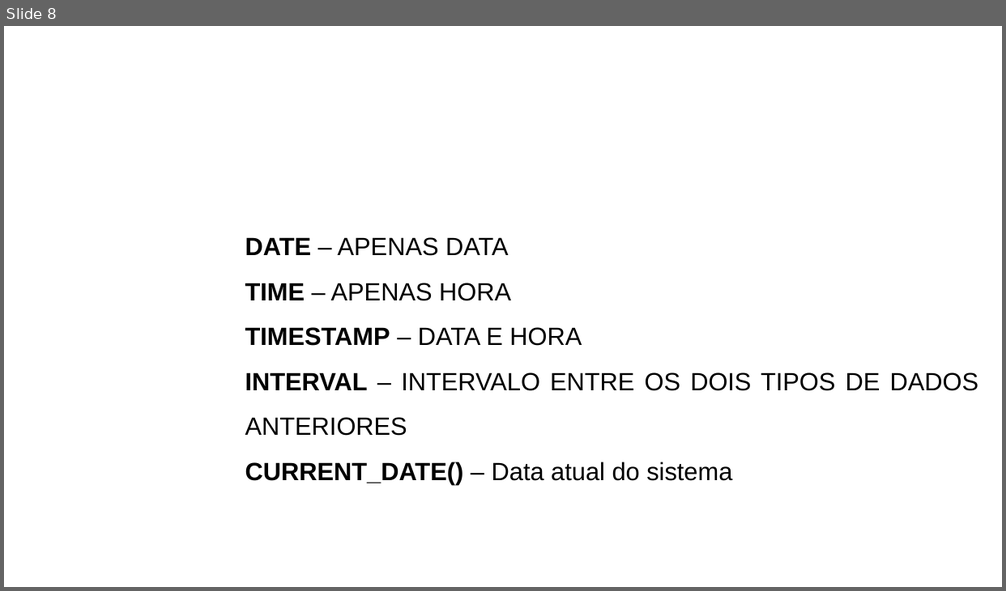
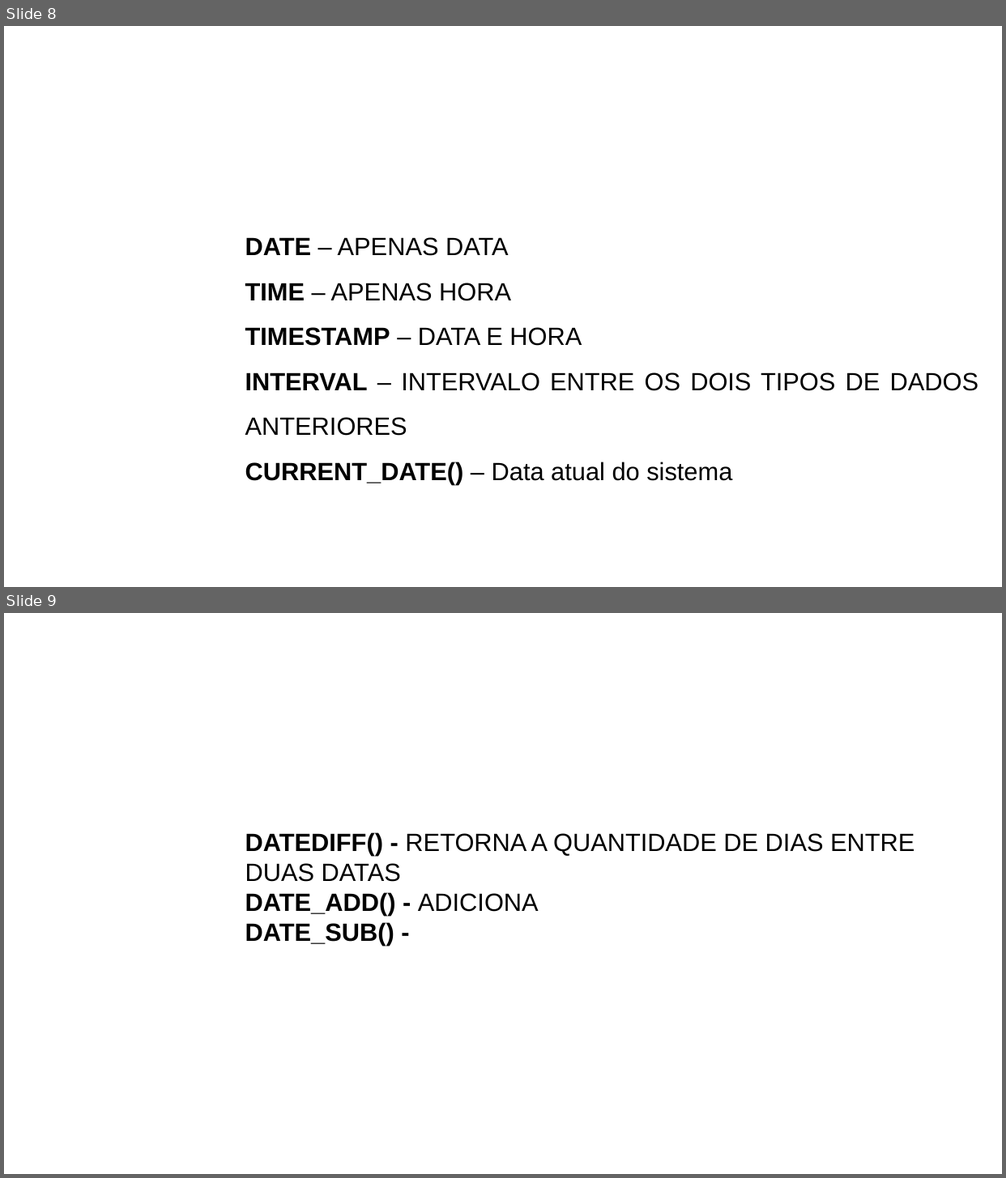
Before and after one commit to ViniciusR888/Atividade, a slide deck: DBAJoin/calculos e funcoes.pptx. Shown one above the other, each under a label of ours: slide 8 before the commit, slides 8 and 9 after it. The pictures are 1006x591 and 1006x1178 pixels, drawn with LibreOffice and Linux fonts; fonts in the diff are those of the drawing; background and template pictures are left out. Boxes give left, top, right and bottom in pixels: in the first picture for what was removed or moved away, otherwise in the second. Text is boxed around its words. In the diff, an @@ line names an element or a change of style, - is before the commit and + after.

Commit message:
Adicao de PowerPoint Funcoes

```diff
--- a/DBAJoin/calculos e funcoes.pptx
+++ b/DBAJoin/calculos e funcoes.pptx
@@ slide 9 added at (4, 613, 1002, 1174), background picture (left out) @@
@@ text added at (245, 833, 914, 946), 24 pt, text #000000 @@
+DATEDIFF() - RETORNA A QUANTIDADE DE DIAS ENTRE DUAS DATAS
+DATE_ADD() - ADICIONA
+DATE_SUB() -
```
